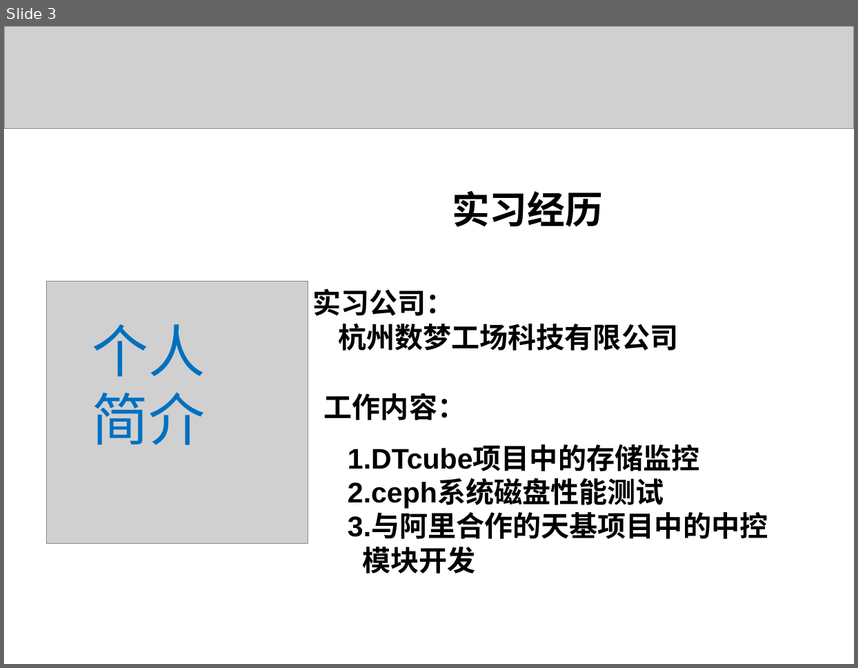
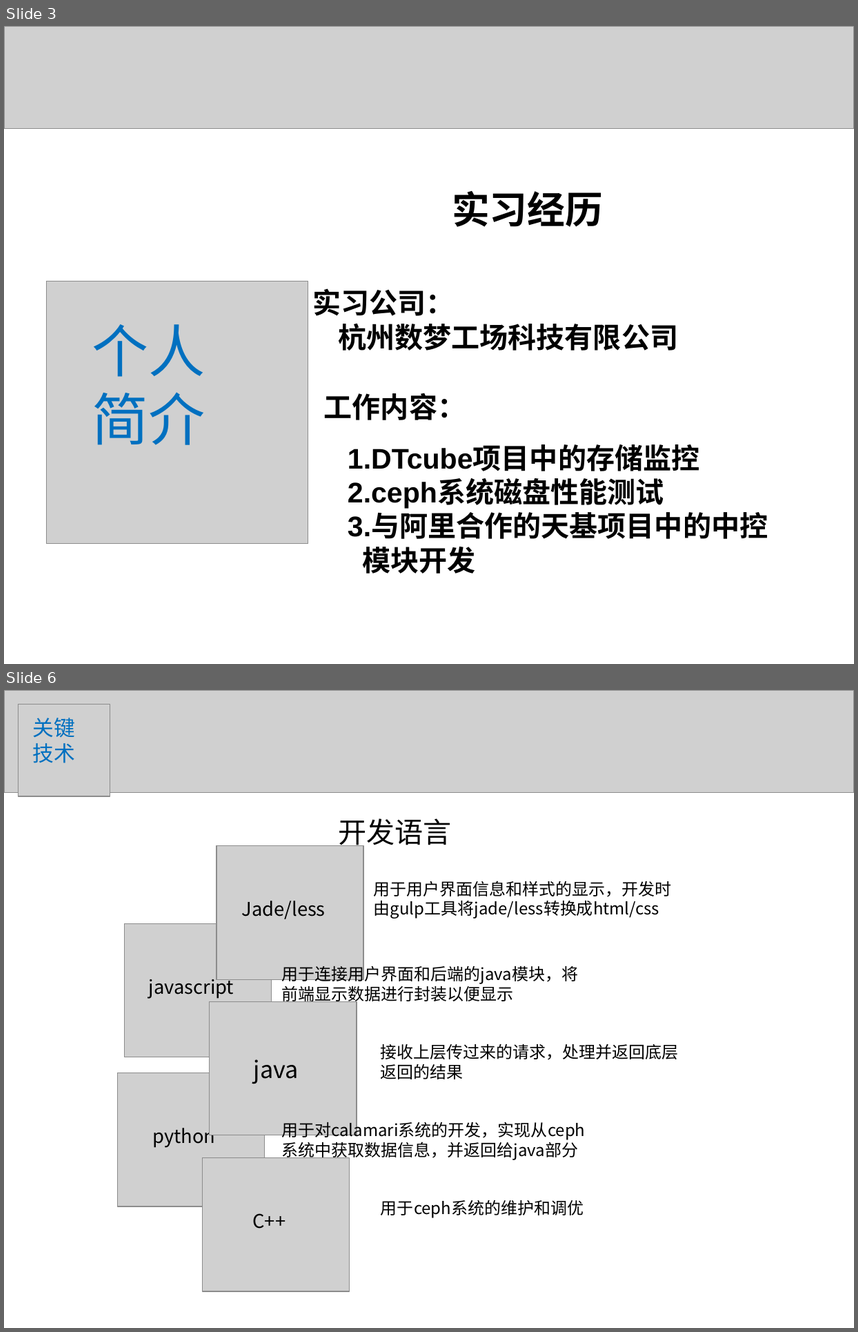
Before and after one commit to liaoliaoanxiao/mediumRepy, a slide deck: 论文/SA14226355孙君伟答辩.ppt. Shown one above the other, each under a label of ours: slide 3 before the commit, slides 3 and 6 after it; the slides between them are not shown. The pictures are 858x668 and 858x1332 pixels, drawn with LibreOffice and Linux fonts; fonts in the diff are those of the drawing; grey boxes stand for pictures. Boxes give left, top, right and bottom in pixels: in the first picture for what was removed or moved away, otherwise in the second. Text is boxed around its words. In the diff, an @@ line names an element or a change of style, - is before the commit and + after.

```diff
--- a/论文/SA14226355孙君伟答辩.ppt
+++ b/论文/SA14226355孙君伟答辩.ppt
@@ slide 6 added at [4,690,854,1328], background #FFFFFF @@
@@ picture added at [4,690,854,792] @@
@@ picture added at [18,704,110,796] @@
@@ text added at [33,718,76,763], 18 pt, text #0070C0 @@
+关键
+技术
@@ text added at [339,818,452,850], 24 pt, text #000000 @@
+开发语言
@@ picture added at [217,845,363,979] @@
@@ text added at [374,880,672,918], 14 pt, text #000000 @@
+用于用户界面信息和样式的显示，开发时由gulp工具将jade/less转换成html/css
@@ text added at [242,900,326,919], 16 pt, text #000000 @@
+Jade/less
@@ picture added at [125,924,272,1056] @@
@@ text added at [149,974,234,998], 16 pt, text #000000 @@
+javascript
@@ text added at [281,963,578,1004], 14 pt, text #000000 @@
+用于连接用户界面和后端的java模块，将前端显示数据进行封装以便显示
@@ picture added at [210,1002,357,1134] @@
@@ text added at [254,1059,299,1084], 20 pt, text #000000 @@
+java
@@ text added at [381,1044,679,1079], 14 pt, text #000000 @@
+接收上层传过来的请求，处理并返回底层返回的结果
@@ picture added at [117,1072,264,1206] @@
@@ text added at [152,1124,215,1147], 16 pt, text #000000 @@
+python
@@ text added at [281,1118,585,1160], 14 pt, text #000000 @@
+用于对calamari系统的开发，实现从ceph系统中获取数据信息，并返回给java部分
@@ picture added at [202,1158,349,1291] @@
@@ text added at [381,1200,584,1218], 14 pt, text #000000 @@
+用于ceph系统的维护和调优
@@ text added at [253,1213,286,1228], 16 pt, text #000000 @@
+C++
```
Also in this commit, not shown: 5 slides changed, 12 other slides added, 17 slides removed, 1 other file.
